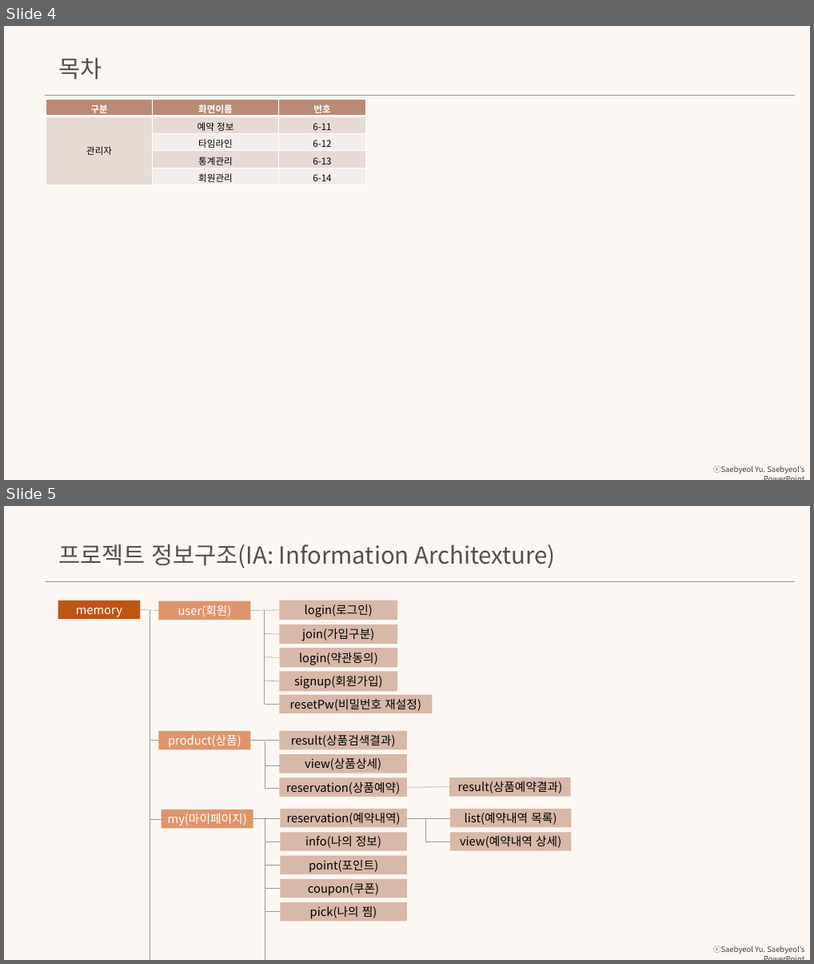
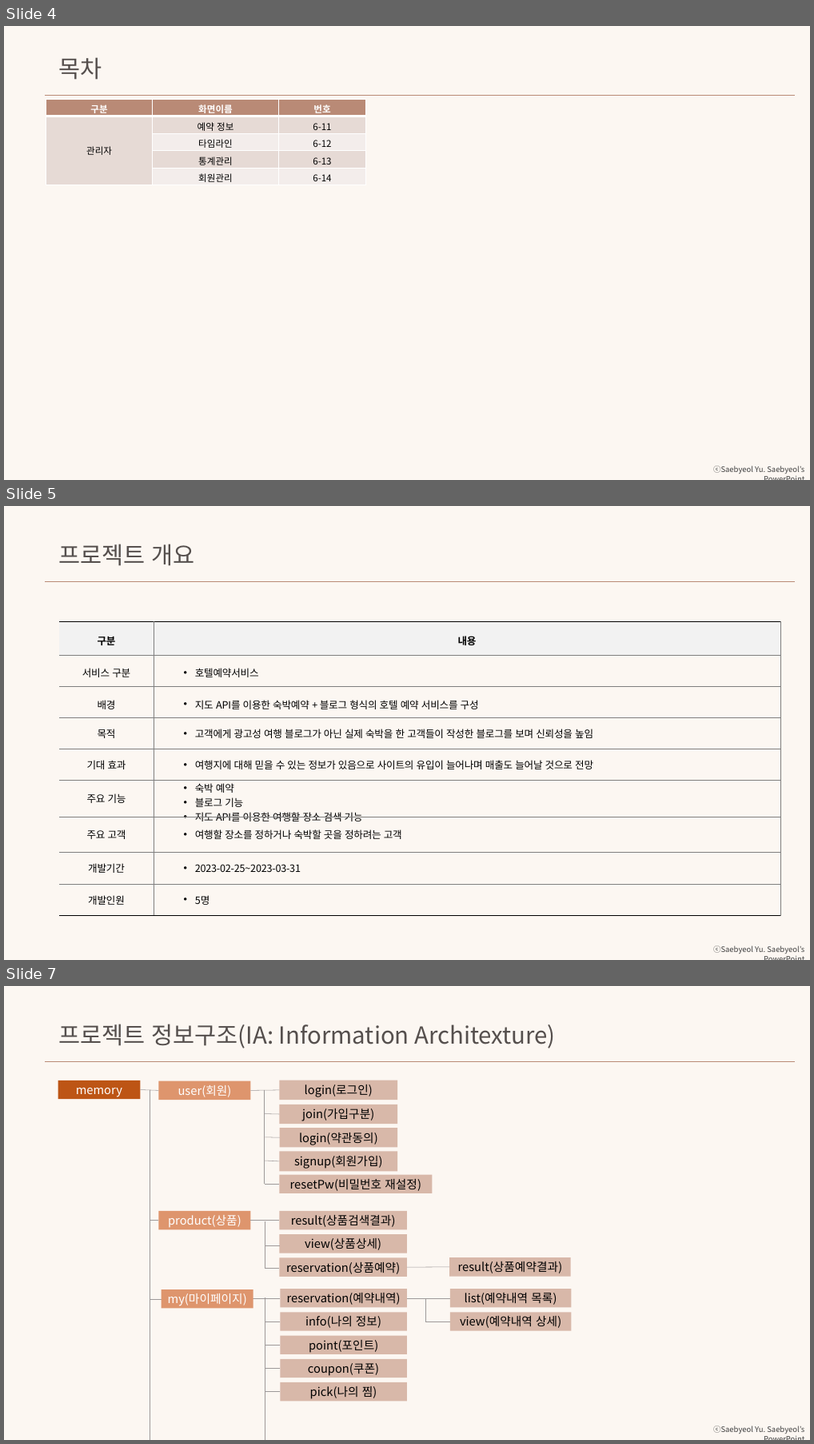
Before and after one commit to ooo3345sjh/LeMo, a slide deck: 스토리보드/LeMo_스토리보드v1.1.pptx. Shown one above the other, each under a label of ours: slides 4 and 5 before the commit, slides 4, 5 and 7 after it; the slides between them are not shown. The pictures are 814x964 and 814x1444 pixels, drawn with LibreOffice and Linux fonts; fonts in the diff are those of the drawing. Boxes give left, top, right and bottom in pixels: in the first picture for what was removed or moved away, otherwise in the second. Text is boxed around its words. In the diff, an @@ line names an element or a change of style, - is before the commit and + after.

Commit message:
2023/03/03 서정현/ 스토리보드 프로젝트 개요 및 요구사항 정의 추가

```diff
--- a/스토리보드/LeMo_스토리보드v1.1.pptx
+++ b/스토리보드/LeMo_스토리보드v1.1.pptx
@@ slide 5 added at (4, 506, 810, 960), background #FCF7F2; not listed: 1 template element that a slide beside it also shows @@
@@ text added at (58, 544, 195, 566), 28 pt, text #554F4D @@
+프로젝트 개요
@@ line added from (45, 582) to (795, 582), #B98A76 0.5 pt @@
@@ table added at (60, 621, 782, 916), 9 rows, 2 columns @@
+구분 | 내용
+서비스 구분 | 호텔예약서비스
+배경 | 지도 API를 이용한 숙박예약 + 블로그 형식의 호텔 예약 서비스를 구성
+목적 | 고객에게 광고성 여행 블로그가 아닌 실제 숙박을 한 고객들이 작성한 블로그를 보며 신뢰성을 높임
+기대 효과 | 여행지에 대해 믿을 수 있는 정보가 있음으로 사이트의 유입이 늘어나며 매출도 늘어날 것으로 전망
+주요 기능 | 숙박 예약 / 블로그 기능 / 지도 API를 이용한 여행할 장소 검색 기능
+주요 고객 | 여행할 장소를 정하거나 숙박할 곳을 정하려는 고객
+개발기간 | 2023-02-25~2023-03-31
+개발인원 | 5명
@@ what was slide 5 is now slide 7 @@
```
Also in this commit, not shown: 1 other slide added, 1 other file.
